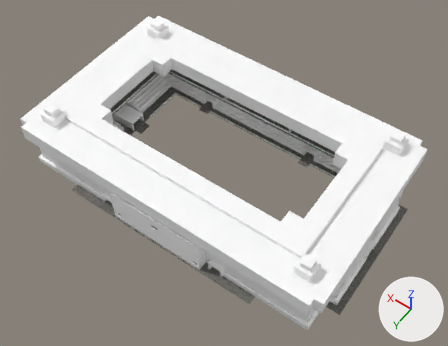
Renders of the FBX model 3d mess new/Assets/BLOCKYGON ASSETS ©/MODELS/BUILDINGS/INTERIORIZED LOCATIONS/BGN_STADIAM.fbx from each side of a commit.
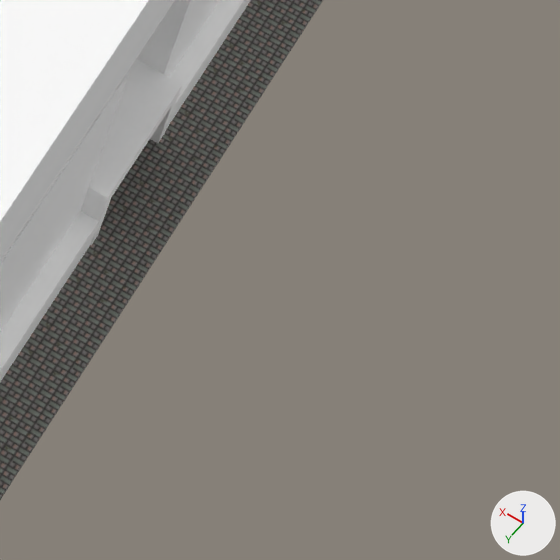
The first picture shows the older version from a 50 mm lens placed at (-98.4, 123.2, 168.6), pointed at (-20.1, 13.5, -3.8). The close-ups show both versions on the part from 79% to 94% of the width and 67% to 87% of the height of that picture; other places that the commit changed are outside them. The lights are fixed; the arrows at lower right show +X, +Y and +Z. Where no turn or scale is listed for an object, it has been applied to the vertices. Vertices at the same position are counted once.

Names of what the first close-up shows: 'FIELD', 'FLOOR', 'ROOF'.
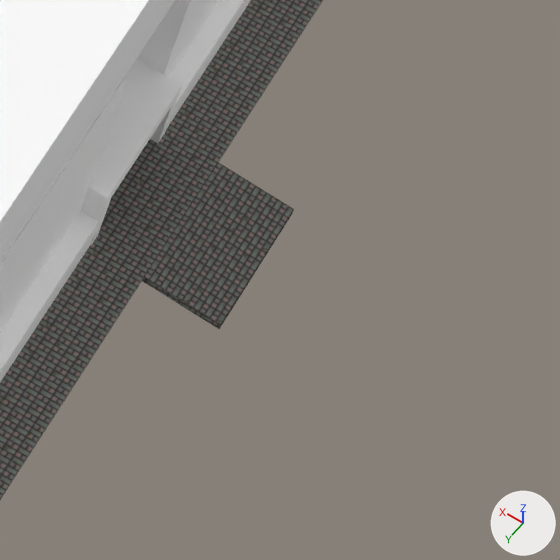
What differs and where, as boxes (x1, y1, x2, y2) in the close-ups (560 x 560 px):
part 1 of me_scene_001, added
    after: (0, 0, 323, 500)

Diff of the bpy script that builds the scene:
```diff
--- a/3d mess new/Assets/BLOCKYGON ASSETS ©/MODELS/BUILDINGS/INTERIORIZED LOCATIONS/BGN_STADIAM.fbx.py
+++ b/3d mess new/Assets/BLOCKYGON ASSETS ©/MODELS/BUILDINGS/INTERIORIZED LOCATIONS/BGN_STADIAM.fbx.py
@@ me_scene_001 @@
 # used by ob_floor; location = (-0.83, 33.17, -11.53)
-me_scene_001.from_pydata(...)  # 116 vertices, 83 faces; spans x -77.8..49.2, y -62.8..13.5, z -0.4..0.3
+me_scene_001.from_pydata(...)  # 150 vertices, 208 faces; spans x -81.3..52.7, y -62.8..15.7, z -0.5..0.3
+# me_scene_001 part 1: 8 vertices added at x -81.3..-77.8, y -27.6..-21.1, z -0.4..0.3
 me_scene_001.materials.append(mat_side_walk_texture)
```
